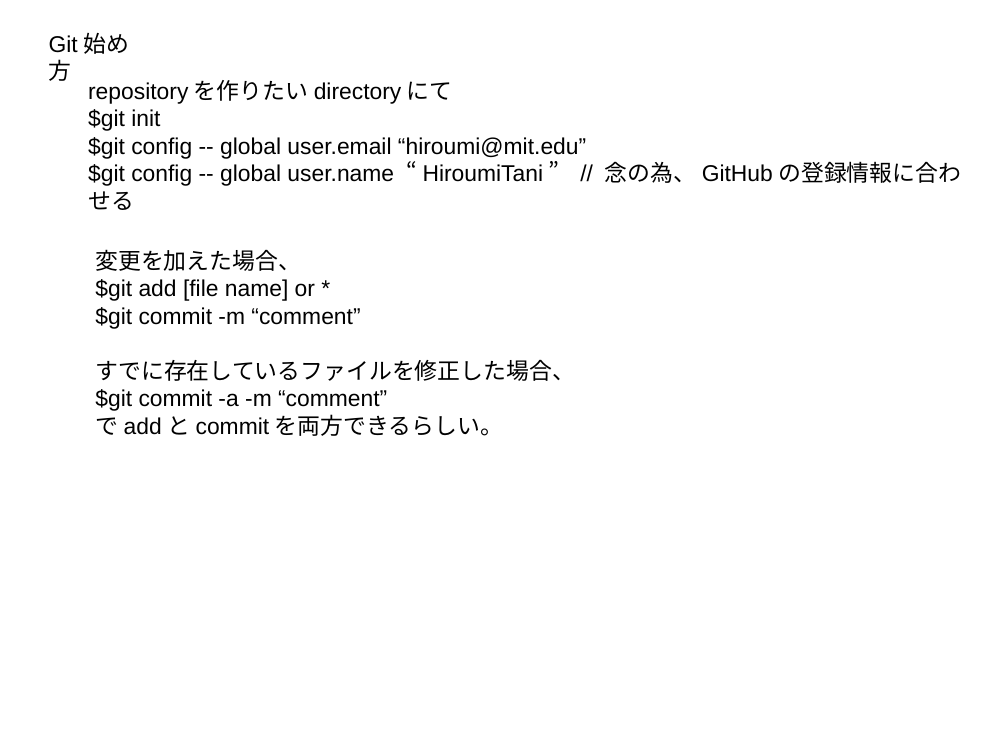
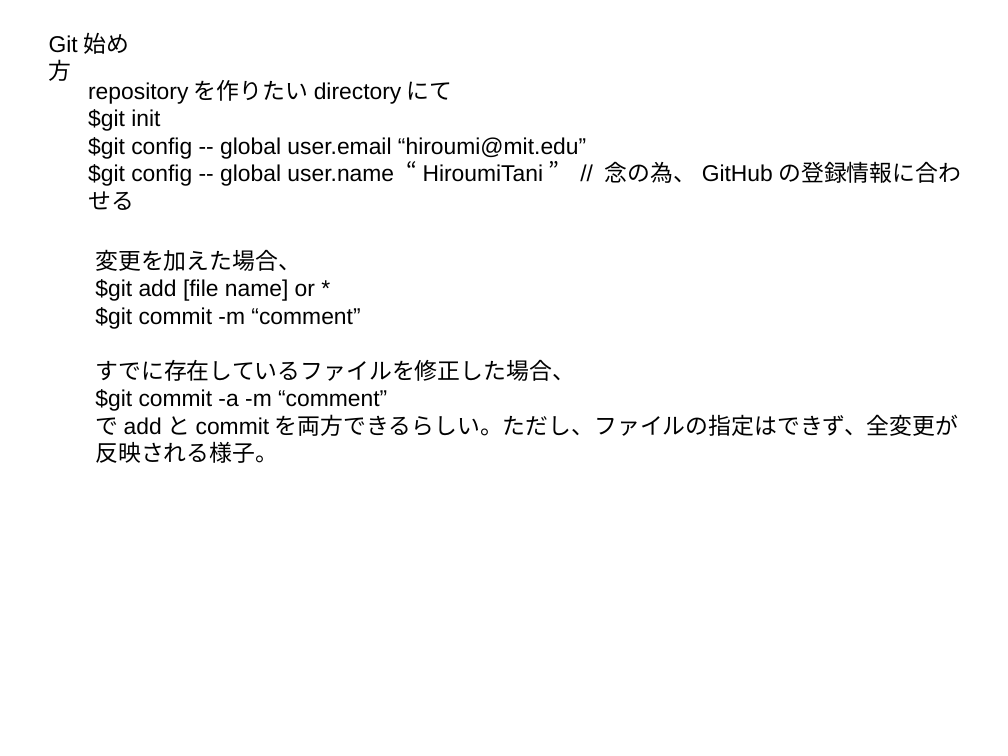
Before and after one commit to HiroumiTani/sample, a slide deck: slide 1 of how-to-git.odp. Drawn at 1008x756 pixels with LibreOffice and Linux fonts; fonts in the diff are those of the drawing. Boxes give left, top, right and bottom in pixels: in the first picture for what was removed or moved away, otherwise in the second. Text is boxed around its words. In the diff, an @@ line names an element or a change of style, - is before the commit and + after.

```diff
--- a/how-to-git.odp
+++ b/how-to-git.odp
@@ text at (x1=95, y1=414, x2=959, y2=463): text changed @@
-でaddとcommitを両方できるらしい。
+でaddとcommitを両方できるらしい。ただし、ファイルの指定はできず、全変更が反映される様子。
```
